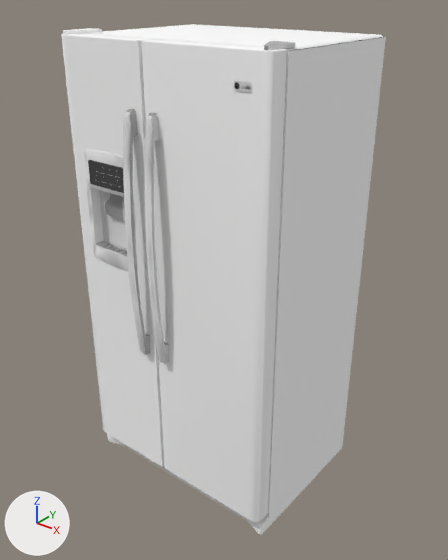
The Blender file Refrigerators/GE_PSDS5YGXSS_DC.blend: old version first, new version second.
Camera for both pictures: a 50 mm lens placed at (1.91, -2.15, 2.0), pointed at (0.49, -0.37, 0.9). Lighting does not change. The marker at lower left points along +X, +Y and +Z.

Objects in the first picture: 'GE PSDS5YGXSS_DC'.
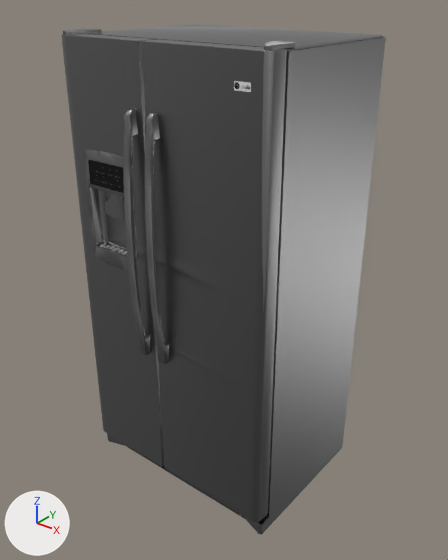
Pixel boxes (x1, y1, x2, y2) of what changed, in the pictures (448 x 560 px):
part 1 of me_mesh_004, recoloured: (84, 42, 295, 364) in both
part 2 of me_mesh_004, recoloured: (61, 24, 386, 535) in both
part 3 of me_mesh_004, recoloured: (100, 243, 127, 255) in both
part 4 of me_mesh_004, recoloured: (88, 160, 124, 193) in both

Edits to the bpy script that builds the scene:
```text
Add ng_brushed:
    ng_brushed = bpy.data.node_groups.new('Brushed', 'ShaderNodeTree')
    # nodes: Mapping, TexNoise, ValToRGB
    # colours: black #000000, grey #737373, white #ffffff
Add mat_gloss_black_plastic:
    mat_gloss_black_plastic = bpy.data.materials.new('Gloss Black Plastic')
    # nodes: BsdfAnisotropic, BsdfDiffuse, MixShader, OutputMaterial
    # colours: black #161616
Add mat_aluminum:
    mat_aluminum = bpy.data.materials.new('Aluminum')
    # nodes: BsdfAnisotropic, Mapping, Mix, MixShader, OutputMaterial, RGBToBW, TexCoord, TexNoise
    # colours: black #383838, grey #a6a6a6
Add mat_stainless_steel:
    mat_stainless_steel = bpy.data.materials.new('Stainless Steel')
    # nodes: BsdfAnisotropic, Bump, Fresnel, Gamma, Group, LayerWeight, MixShader, OutputMaterial, TexCoord, ValToRGB
    # colours: grey #b1b1b1, dark grey #595959
Change me_mesh_004:
    where me_mesh_004.from_pydata(...)  # 5924 vertices, 4088 faces; spans x 0.01..0.91, y -0.76..-0.01, z 0.01..1.84
    used by ob_ge_psds5ygxss_dc; parent = ob_bpassembly_new_assembly; location = (0.0, 0.0, 0.0)
    me_mesh_004 part 1: all 1590 faces that had it switch from mat_metal_corrogated_shiny to mat_aluminum
    me_mesh_004 part 2: all 980 faces that had it switch from mat_1 to mat_stainless_steel
    me_mesh_004 part 3: all 70 faces that had it switch from mat_2 to mat_aluminum
    me_mesh_004 part 4: all 1 face that had it switch from mat_4 to mat_gloss_black_plastic
```
